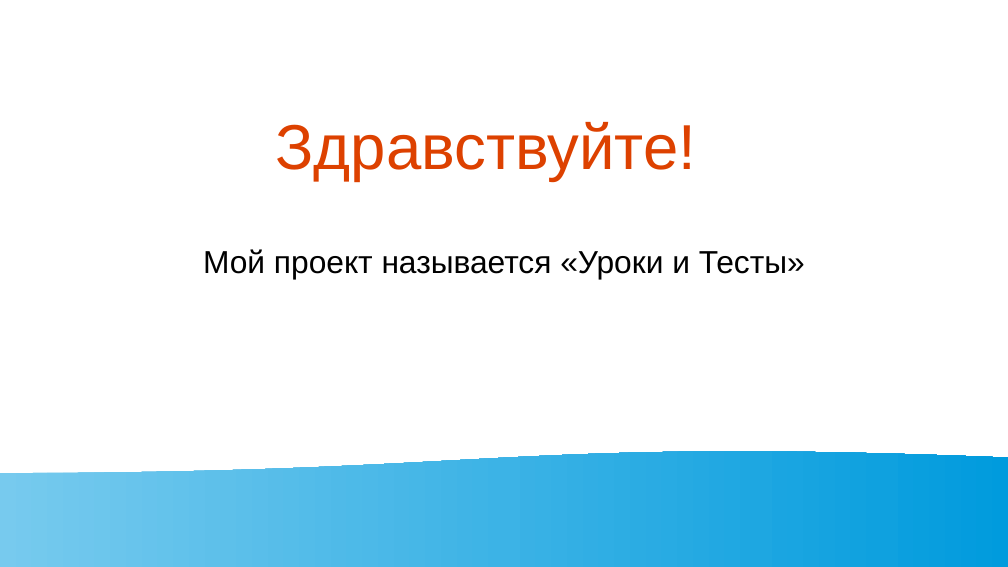
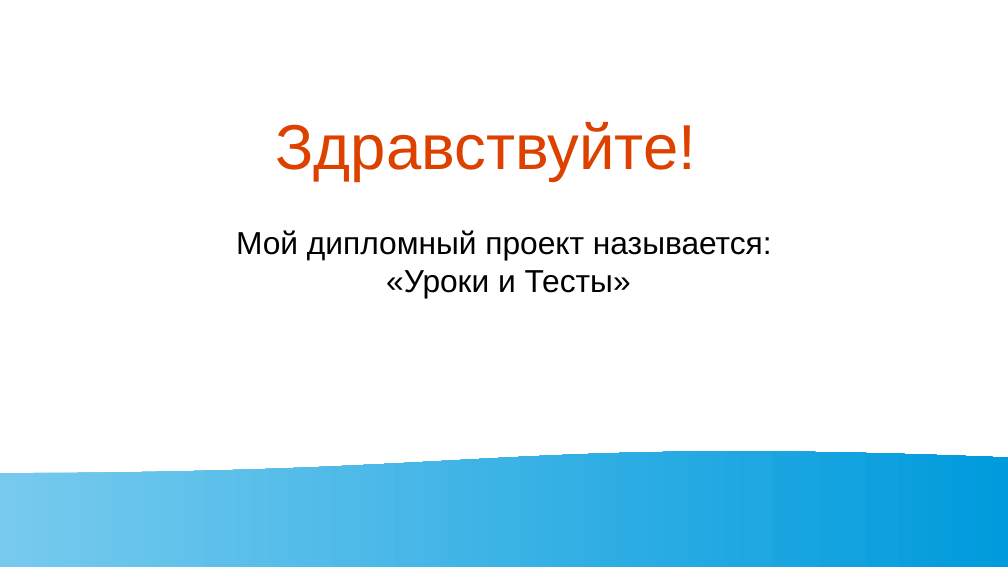
Before and after one commit to Konfermat/diploma-project, a slide deck: slide 1 of презентация/Презентация.odp. Drawn at 1008x567 pixels with LibreOffice and Linux fonts; fonts in the diff are those of the drawing. Boxes give left, top, right and bottom in pixels: in the first picture for what was removed or moved away, otherwise in the second. Text is boxed around its words. In the diff, an @@ line names an element or a change of style, - is before the commit and + after.

```diff
--- a/презентация/Презентация.odp
+++ b/презентация/Презентация.odp
@@ subtitle at box(236, 230, 772, 298): text changed @@
-Мой проект называется «Уроки и Тесты»
+Мой дипломный проект называется:
+«Уроки и Тесты»
```
Also in this commit, not shown: 2 other slides changed, 10 slides added, 1 slide removed, 6 other files.
